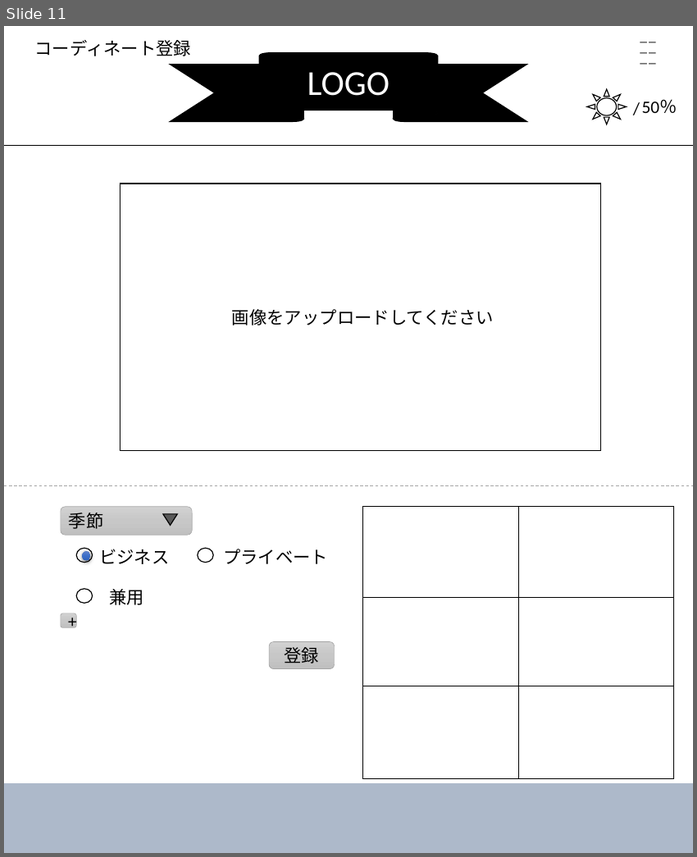
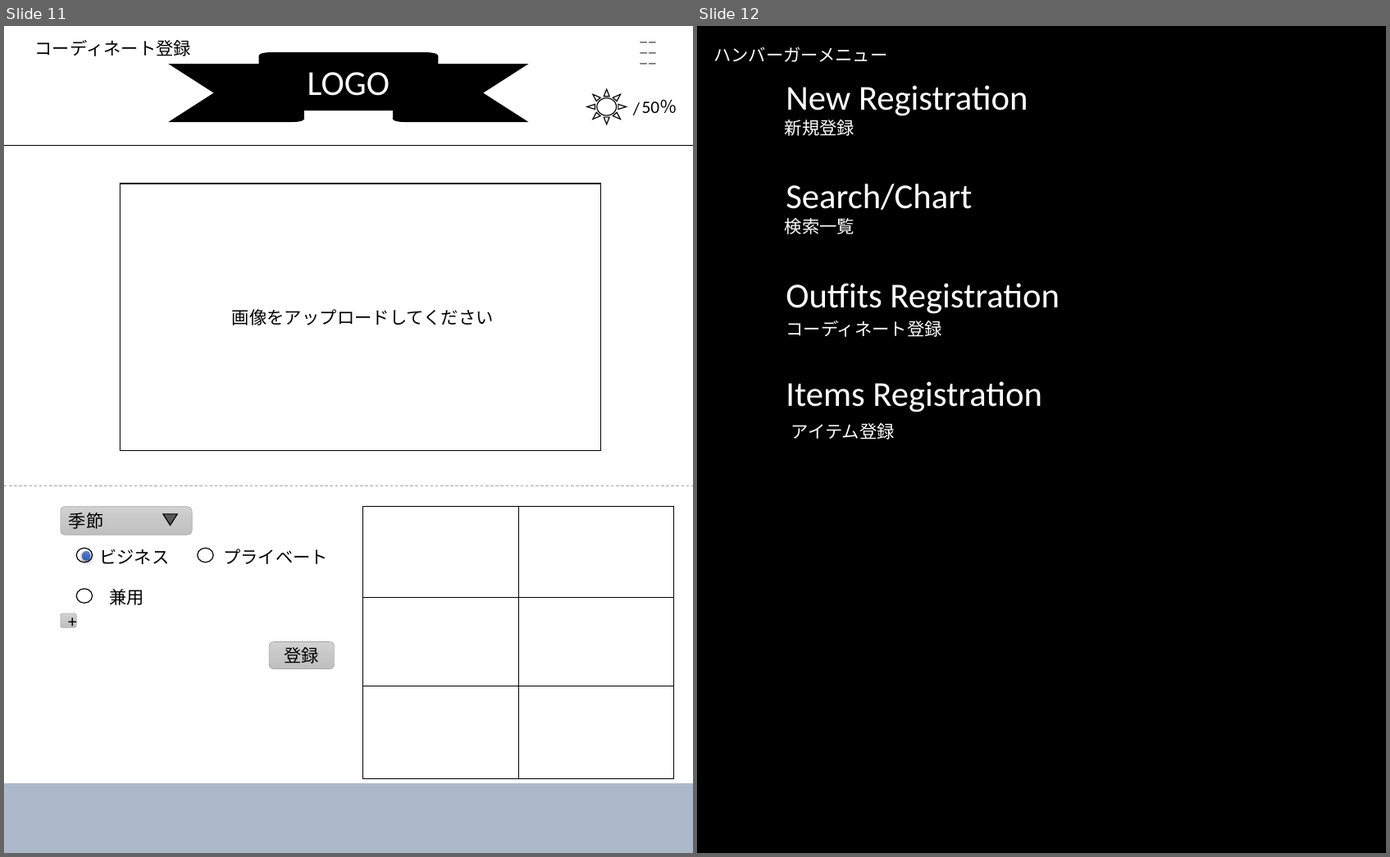
Before and after one commit to dojo2022/E-4, a slide deck: doc/デザイン.pptx. Shown side by side, each under a label of ours: slide 11 before the commit, slides 11 and 12 after it. The pictures are 697x857 and 1390x857 pixels, drawn with LibreOffice and Linux fonts; fonts in the diff are those of the drawing. Boxes give left, top, right and bottom in pixels: in the first picture for what was removed or moved away, otherwise in the second. Text is boxed around its words. In the diff, an @@ line names an element or a change of style, - is before the commit and + after.

```diff
--- a/doc/デザイン.pptx
+++ b/doc/デザイン.pptx
@@ slide 12 added at [697, 26, 1386, 853], background #000000 @@
@@ text added at [713, 46, 887, 62], 18 pt, text #FFFFFF @@
+ハンバーガーメニュー
@@ text added at [786, 85, 1028, 116], 36 pt, text #FFFFFF @@
+New Registration
@@ text added at [785, 119, 854, 136], 18 pt, text #FFFFFF @@
+新規登録
@@ text added at [786, 183, 972, 210], 36 pt, text #FFFFFF @@
+Search/Chart
@@ text added at [785, 218, 854, 234], 18 pt, text #FFFFFF @@
+検索一覧
@@ text added at [786, 283, 1059, 314], 36 pt, text #FFFFFF @@
+Outfits Registration
@@ text added at [786, 320, 942, 337], 18 pt, text #FFFFFF @@
+コーディネート登録
@@ text added at [786, 381, 1042, 412], 36 pt, text #FFFFFF @@
+Items Registration
@@ text added at [791, 423, 895, 439], 18 pt, text #FFFFFF @@
+アイテム登録
```
